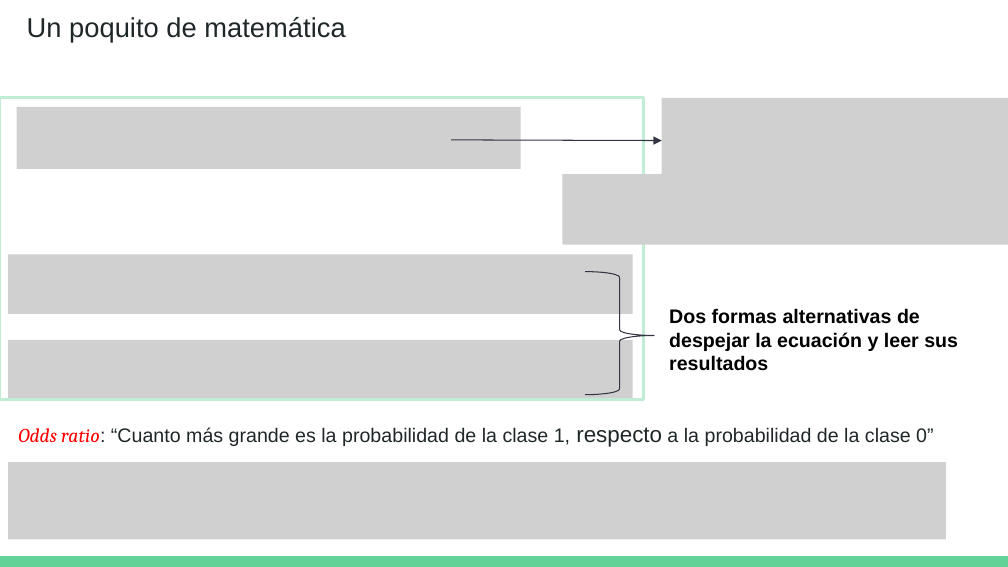
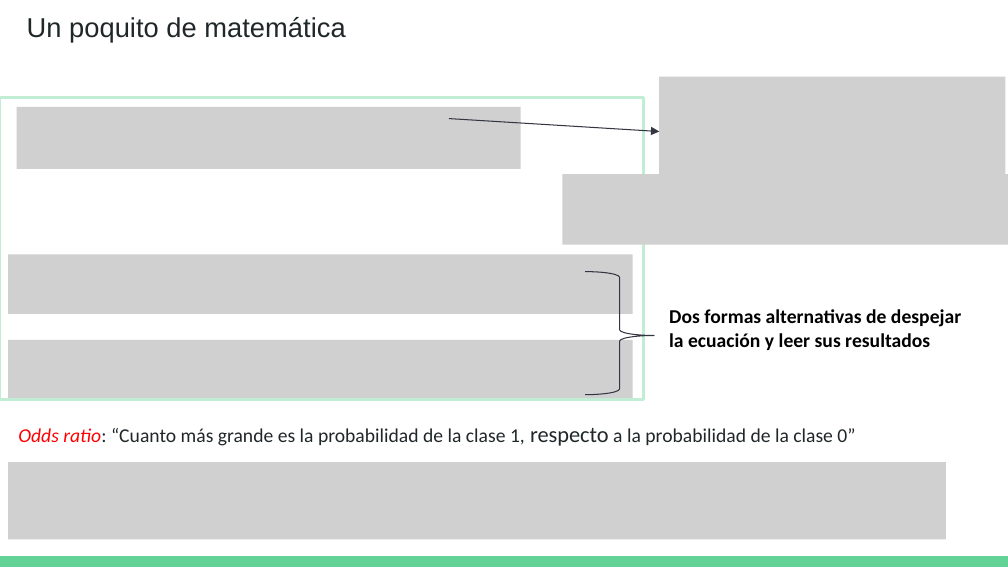
Before and after one commit to DCSCyHD/2023_modulo_3, a slide deck: slide 9 of clase4/teoricas_4a6.pptx. Drawn at 1008x567 pixels with LibreOffice and Linux fonts; fonts in the diff are those of the drawing; grey boxes stand for pictures. Boxes give left, top, right and bottom in pixels: in the first picture for what was removed or moved away, otherwise in the second. Text is boxed around its words. In the diff, an @@ line names an element or a change of style, - is before the commit and + after.

```diff
--- a/clase4/teoricas_4a6.pptx
+++ b/clase4/teoricas_4a6.pptx
@@ picture: place and size @@
-picture at [661, 98, 1008, 183]
+picture at [659, 77, 1006, 186]
@@ arrow moved from (452, 140) - (661, 140) to (449, 119) - (659, 131) @@
@@ text "Dos formas alternativas de despejar ..." at [669, 309, 961, 350]: font Arial to Calibri @@
@@ text "Odds ratio: “Cuanto más grande ..." at [18, 428, 855, 446]: font Cambria to Calibri in "Odds ratio:"; font Arial to Calibri in "ratio: “Cuanto más grande es la probabilidad ..." @@
```
Also in this commit, not shown: 10 other slides changed, 1 other file.
